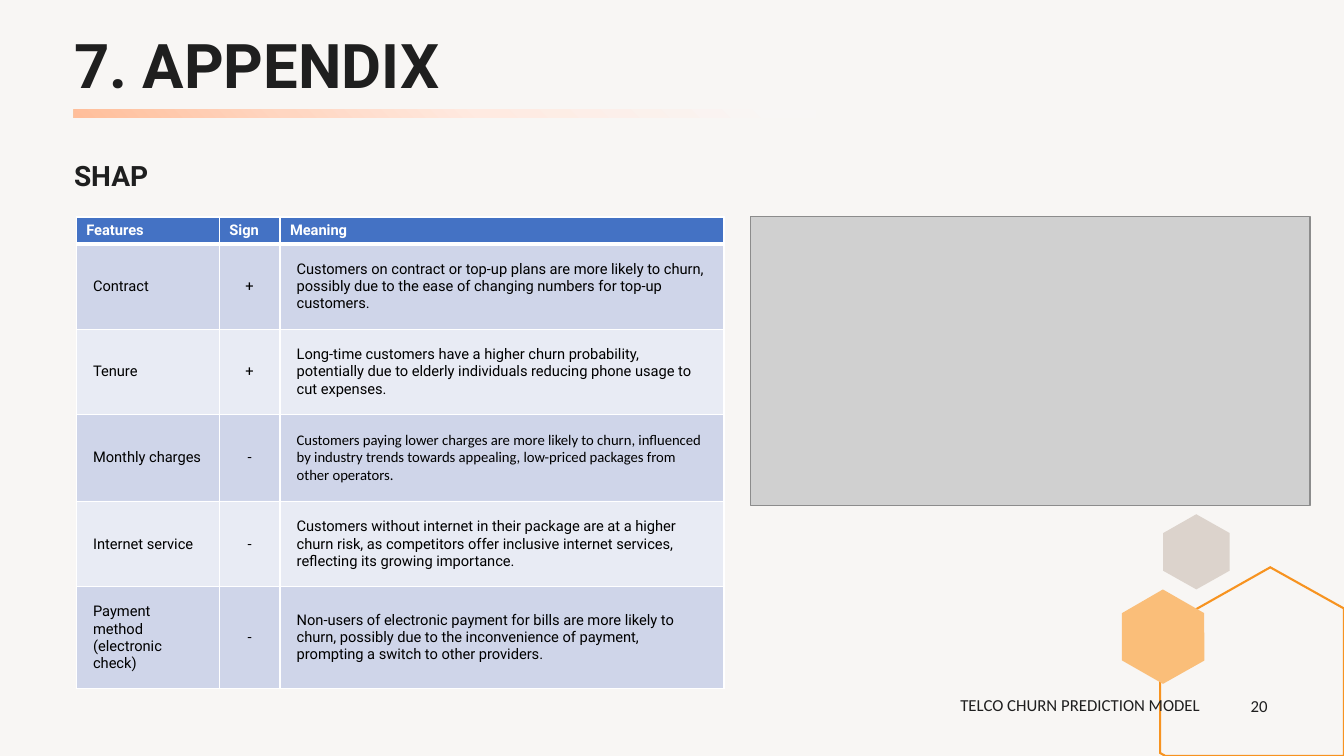
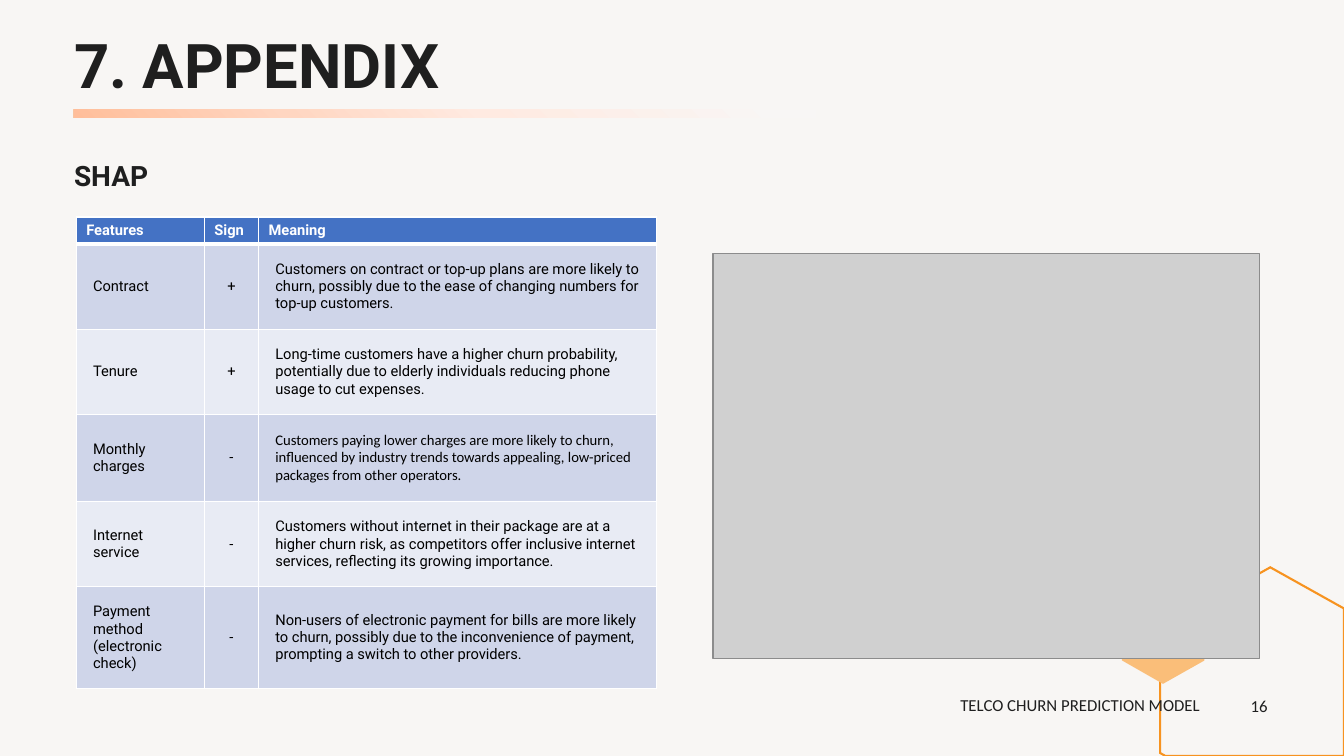
Before and after one commit to peerapat-t/Data-science-project, a slide deck: slide 16 of Telco-churn-prediction/Telco churn prediction.pptx (slide 20 before the commit). Drawn at 1344x756 pixels with LibreOffice and Linux fonts; fonts in the diff are those of the drawing; grey boxes stand for pictures. Boxes give left, top, right and bottom in pixels: in the first picture for what was removed or moved away, otherwise in the second. Text is boxed around its words. In the diff, an @@ line names an element or a change of style, - is before the commit and + after.

```diff
--- a/Telco-churn-prediction/Telco churn prediction.pptx
+++ b/Telco-churn-prediction/Telco churn prediction.pptx
@@ table: place and size @@
-table at (77, 217, 725, 675)
+table at (77, 217, 656, 695)
@@ picture: place and size @@
-picture at (750, 217, 1310, 505)
+picture at (713, 254, 1259, 658)
@@ freeform shape removed at (1164, 514, 1230, 590) @@
@@ page number at (1251, 700, 1268, 712): text changed @@
-20
+16
```
Also in this commit, not shown: 7 other slides changed, 1 slide added, 2 slides removed, 4 other files.
